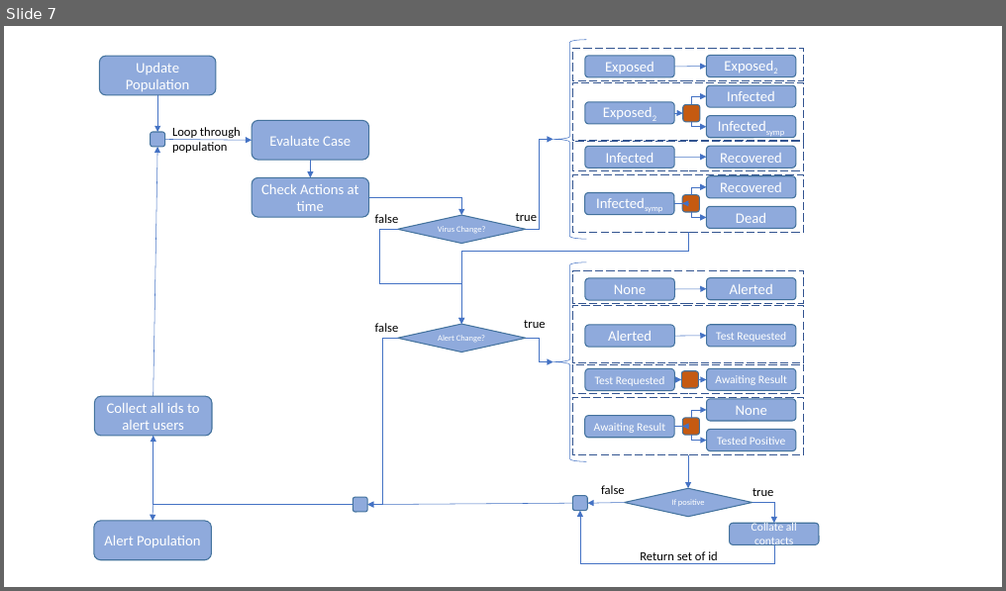
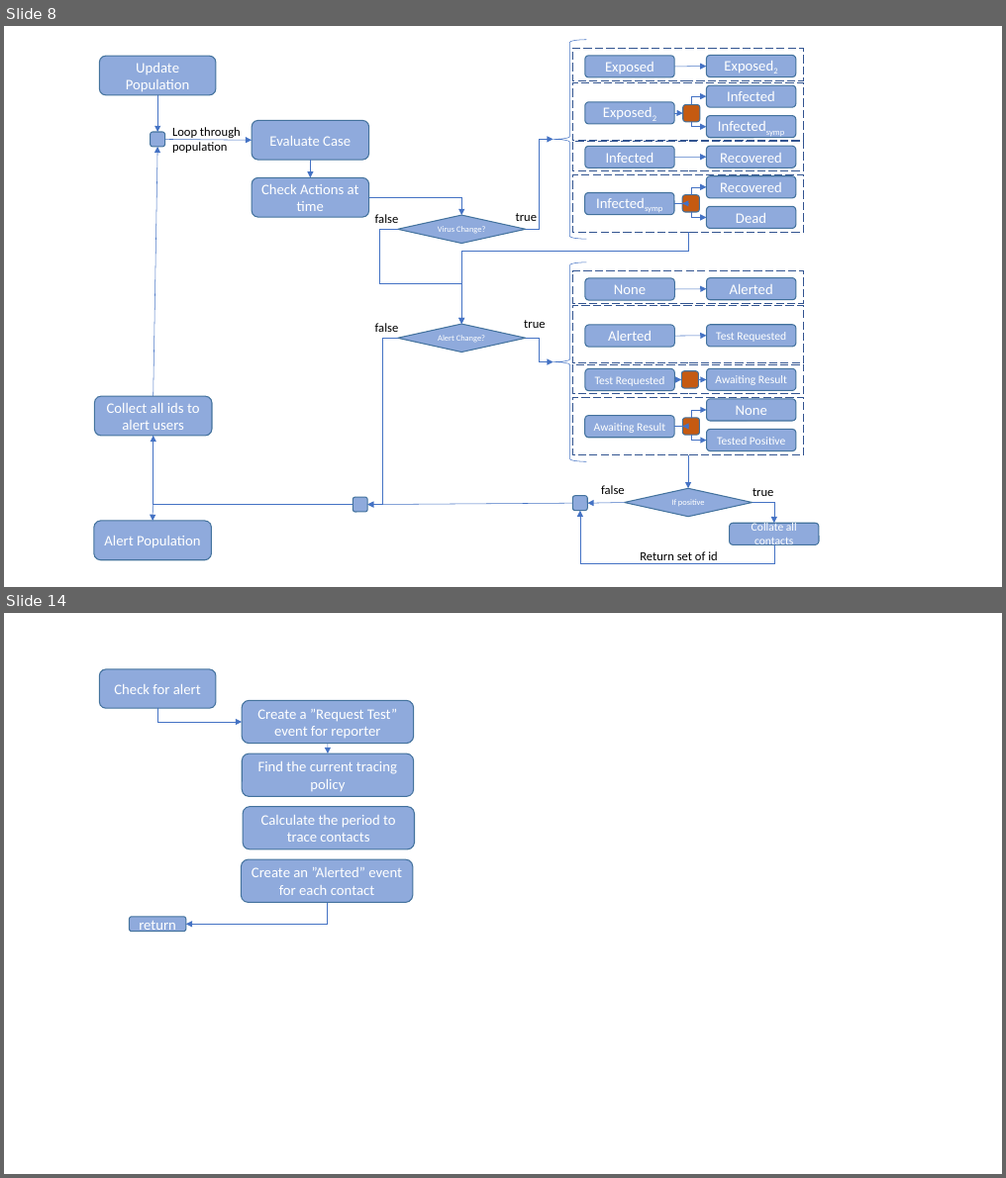
Before and after one commit to ScottishCovidResponse/Contact-Tracing-Model, a slide deck: docs/Diagrams.pptx. Shown one above the other, each under a label of ours: slide 7 before the commit, slides 8 and 14 after it; the slides between them are not shown. The pictures are 1006x591 and 1006x1178 pixels, drawn with LibreOffice and Linux fonts; fonts in the diff are those of the drawing. Boxes give left, top, right and bottom in pixels: in the first picture for what was removed or moved away, otherwise in the second. Text is boxed around its words. In the diff, an @@ line names an element or a change of style, - is before the commit and + after.

```diff
--- a/docs/Diagrams.pptx
+++ b/docs/Diagrams.pptx
@@ slide 14 added at [4,613,1002,1174], background #FFFFFF @@
@@ rounded rectangle added at [99,669,216,708], fill #8FAADC, outline #43739E 1 pt, 14 pt, text #FFFFFF @@
+Check for alert
@@ rounded rectangle added at [242,700,414,744], fill #8FAADC, outline #43739E 1 pt, 14 pt, text #FFFFFF @@
+Create a ”Request Test” event for reporter
@@ elbow arrow added from (157, 708) to (242, 722), #4472C4 0.5 pt @@
@@ rounded rectangle added at [242,754,414,796], fill #8FAADC, outline #43739E 1 pt, 14 pt, text #FFFFFF @@
+Find the current tracing policy
@@ arrow added from (328, 744) to (328, 754), #4472C4 0.5 pt @@
@@ rounded rectangle added at [243,807,414,850], fill #8FAADC, outline #43739E 1 pt, 14 pt, text #FFFFFF @@
+Calculate the period to trace contacts
@@ rounded rectangle added at [242,861,413,903], fill #8FAADC, outline #43739E 1 pt, 14 pt, text #FFFFFF @@
+Create an ”Alerted” event for each contact
@@ elbow arrow added from (327, 903) to (186, 925), #4472C4 0.5 pt @@
@@ rounded rectangle added at [129,917,186,932], fill #8FAADC, outline #43739E 1 pt, 14 pt, text #FFFFFF @@
+return
@@ what was slide 7 is now slide 8 @@
```
Also in this commit, not shown: 1 slide changed, 6 other slides added, 10 other files.
